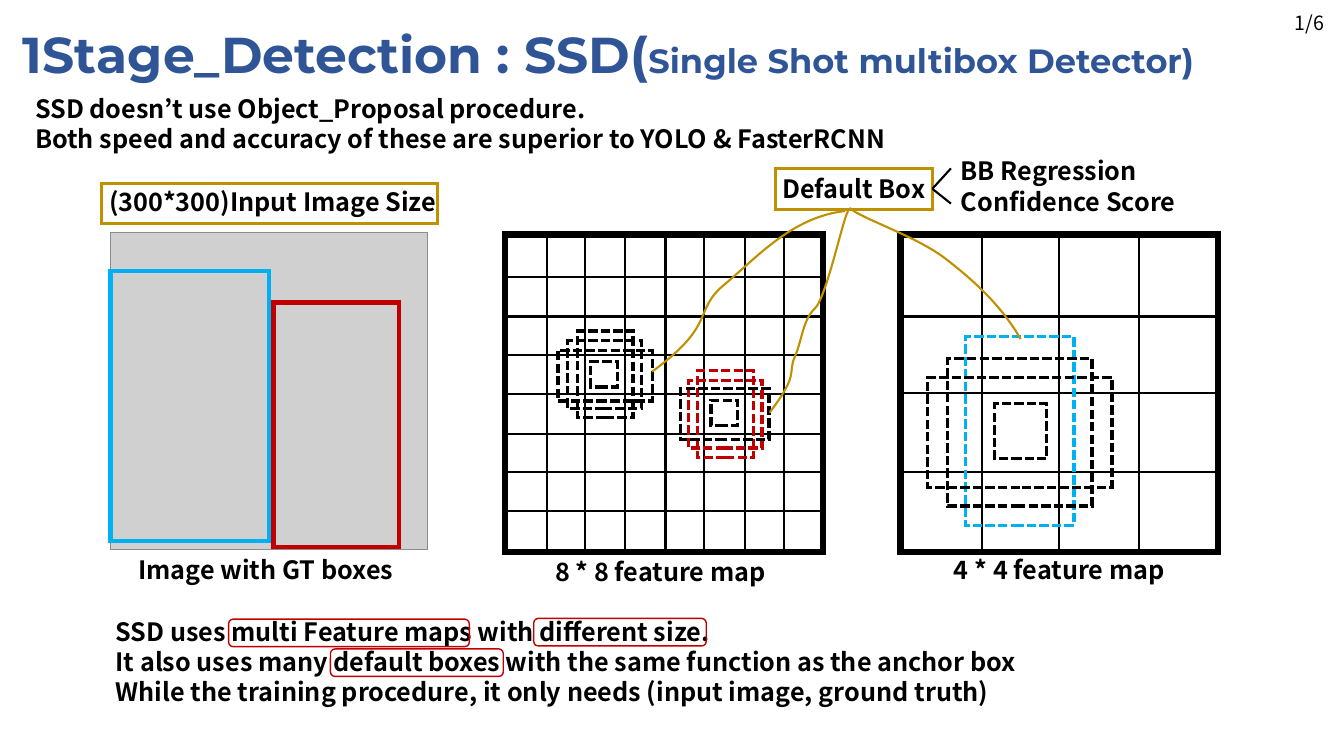
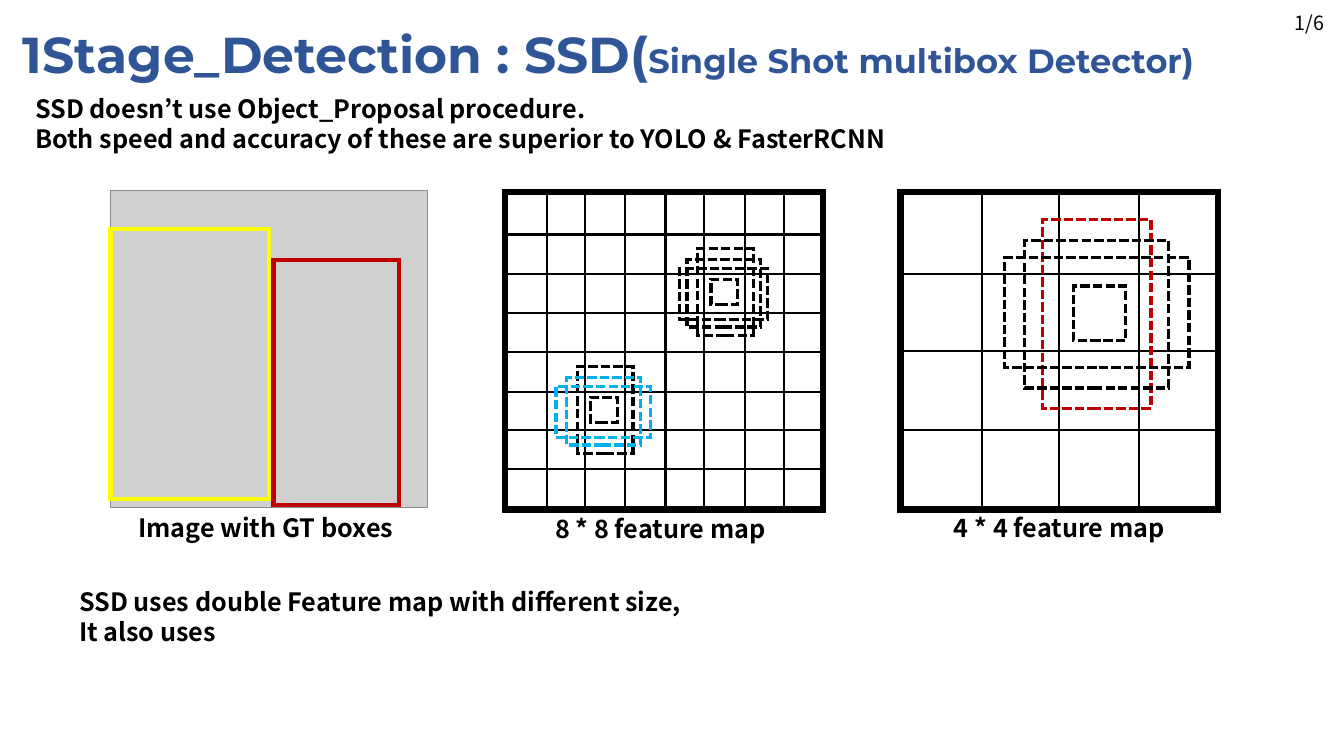
Before and after one commit to JaeHyung-Jung/Seminar_Deeplearning, a slide deck: slide 6 of 2nd_week/Seminar_2nd_week_1Stage.pptx. Drawn at 1344x756 pixels with LibreOffice and Linux fonts; fonts in the diff are those of the drawing; grey boxes stand for pictures. Boxes give left, top, right and bottom in pixels: in the first picture for what was removed or moved away, otherwise in the second. Text is boxed around its words. In the diff, an @@ line names an element or a change of style, - is before the commit and + after.

```diff
--- a/2nd_week/Seminar_2nd_week_1Stage.pptx
+++ b/2nd_week/Seminar_2nd_week_1Stage.pptx
@@ rectangle removed at bbox=[775, 168, 933, 209] @@
@@ text removed at bbox=[782, 177, 925, 199] @@
-Default Box
@@ line removed from (933, 189) to (951, 168) @@
@@ text removed at bbox=[961, 159, 1175, 212] @@
-BB Regression
-Confidence Score
@@ rectangle removed at bbox=[102, 184, 438, 224] @@
@@ text removed at bbox=[109, 186, 437, 218] @@
-(300*300)Input Image Size
@@ freeform shape removed at bbox=[850, 208, 1021, 339] @@
@@ line removed from (933, 189) to (951, 204) @@
@@ 17 lines, 4 rectangles, 2 texts, 1 picture: place and size @@
-17 lines, 4 rectangles, 2 texts, 1 picture at bbox=[111, 233, 1218, 585]
+17 lines, 4 rectangles, 2 texts, 1 picture at bbox=[111, 191, 1218, 543]
@@ rectangle at bbox=[111, 229, 269, 499]: outline #00B0F0 3 pt to #FFFF00 3 pt @@
@@ freeform shape removed at bbox=[652, 211, 846, 371] @@
@@ freeform shape removed at bbox=[770, 211, 849, 412] @@
@@ rectangle: place and size @@
-rectangle at bbox=[966, 337, 1074, 525]
+rectangle at bbox=[1044, 220, 1151, 408]
@@ rectangle at bbox=[1044, 220, 1151, 408]: outline #00B0F0 2.25 pt dashed to #C00000 2.25 pt dashed @@
@@ rectangle at bbox=[688, 259, 761, 327]: outline #C00000 2.25 pt dashed to #000000 2.25 pt dashed @@
@@ 4 rectangles: place and size @@
-4 rectangles at bbox=[681, 371, 769, 458]
+4 rectangles at bbox=[680, 249, 768, 336]
@@ rectangle at bbox=[698, 249, 753, 336]: outline #C00000 2.25 pt dashed to #000000 2.25 pt dashed @@
@@ rectangle: place and size @@
-rectangle at bbox=[929, 377, 1113, 487]
+rectangle at bbox=[1005, 258, 1190, 368]
@@ rectangle: place and size @@
-rectangle at bbox=[948, 359, 1092, 506]
+rectangle at bbox=[1025, 241, 1170, 388]
@@ 3 lines, 1 text: place and size @@
-3 lines, 1 text at bbox=[505, 317, 1218, 587]
+3 lines, 1 text at bbox=[505, 274, 1218, 544]
@@ rectangle: place and size @@
-rectangle at bbox=[995, 404, 1048, 459]
+rectangle at bbox=[1074, 286, 1126, 341]
@@ 4 rectangles: place and size @@
-4 rectangles at bbox=[559, 331, 653, 417]
+4 rectangles at bbox=[557, 367, 651, 454]
@@ rectangle at bbox=[557, 387, 651, 438]: outline #000000 2.25 pt dashed to #00B0F0 2.25 pt dashed @@
@@ rectangle at bbox=[567, 377, 640, 445]: outline #000000 2.25 pt dashed to #00B0F0 2.25 pt dashed @@
@@ text at bbox=[79, 590, 681, 642]: text changed @@
-SSD uses multi Feature maps with different size.
-It also uses many default boxes with the same function as the anchor box
-While the training procedure, it only needs (input image, ground truth)
+SSD uses double Feature map with different size,
+It also uses
@@ rounded rectangle removed at bbox=[229, 619, 470, 646] @@
@@ rounded rectangle removed at bbox=[534, 618, 707, 645] @@
@@ rounded rectangle removed at bbox=[331, 649, 503, 677] @@
```
Also in this commit, not shown: 1 other slide changed.
